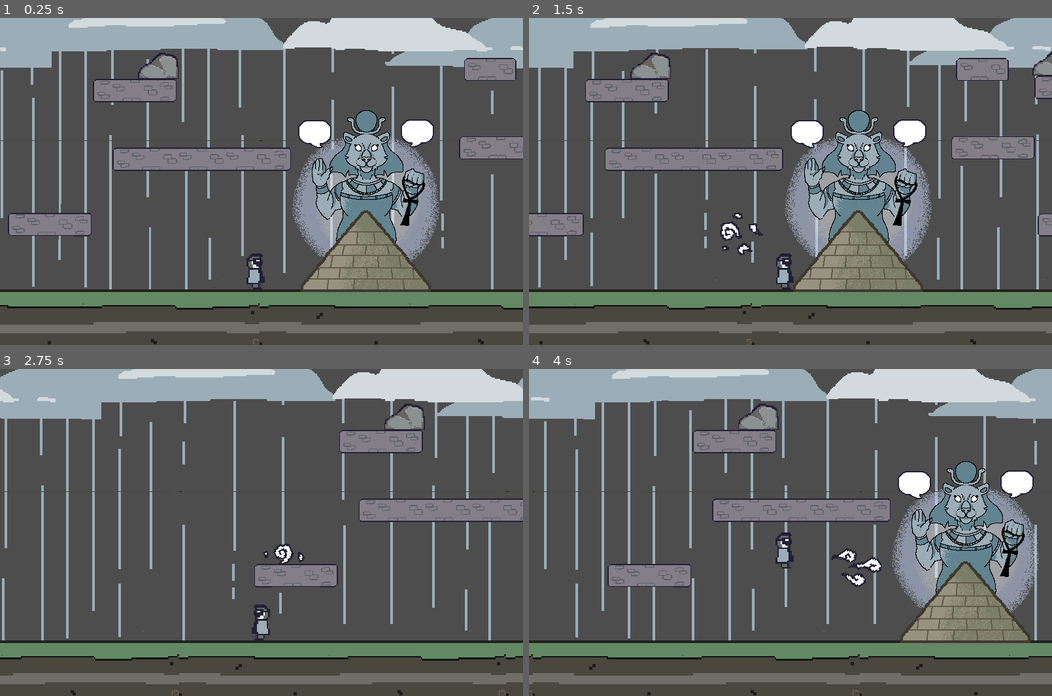
Above: before the commit, frames 1-4 (two rows, left to right).
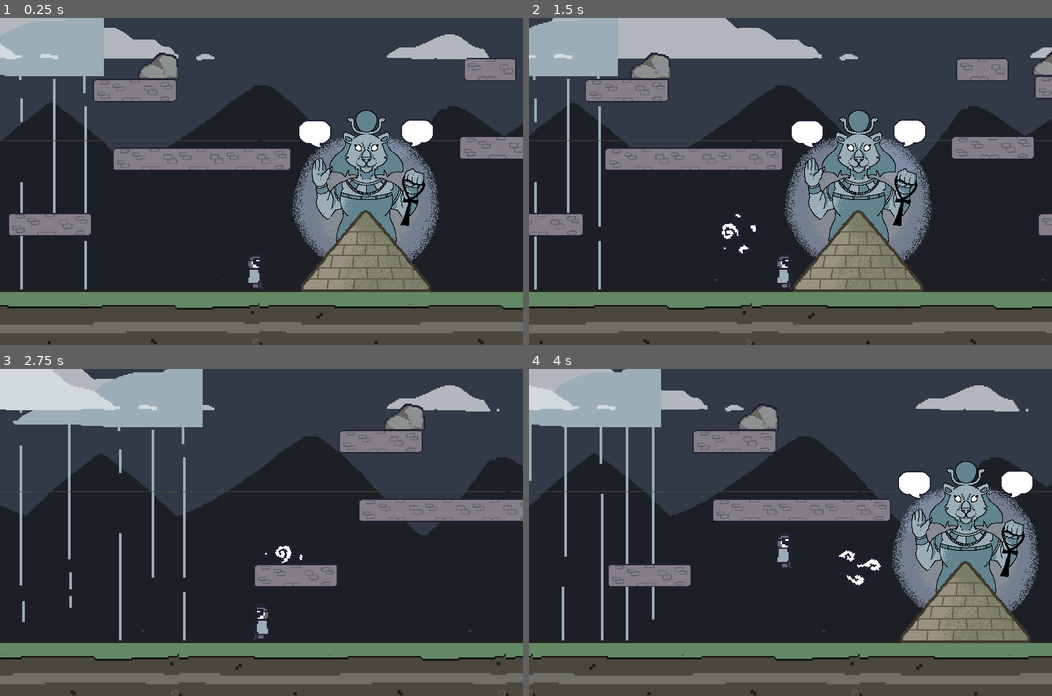
Above: after the commit, the same moments.

Repository: RobChiocchio/godot-wild-jam-58
Game: Godot game, scene res://scenes/levels/level_2.tscn
The game is run twice, just before and just after one commit, with the same random seed, the same clock (stepped at 60 frames per second) and the same inputs. This scene is started directly instead of the project's main scene.
Inputs (mouse positions are in pixels of both pictures, inside the frame that each line leads up to):
- Up to frame 1 (0.25 s): no input
- Up to frame 2 (1.5 s): move the mouse to (905, 165) at 0.52 s; press the mouse at (905, 165) at 0.53 s; hold D (move_right) 0.53-1.25 s; tap W (jump) at 0.77 s; release the mouse at (905, 165) at 1.25 s; drag from (685, 197) to (764, 246) at 1.27 s
- Up to frame 3 (2.75 s): move the mouse to (313, 460) at 2.02 s; press the mouse at (313, 460) at 2.03 s; hold A (move_left) from 2.03 s (still down)
- Up to frame 4 (4 s): release A (move_left) at 2.75 s; release the mouse at (842, 460) at 2.75 s; drag from (764, 597) to (633, 483) at 2.77 s; move the mouse to (947, 581) at 3.52 s; press the mouse at (947, 581) at 3.53 s; hold D (move_right) from 3.53 s (still down); tap W (jump) at 3.77 s

The runs differ from the first frame. In frame 1, 61% of the frame differs, in the area x 0-100%, y 0-83%; in frame 2, 60%; in frame 3, 74%; in frame 4, 62%.

Commit message:
Repaired the parallax background layer
Created a functioning background parallax layer with static cloud animation and scrolling mountains/rain

Diff:
--- a/scenes/levels/level_2.tscn
+++ b/scenes/levels/level_2.tscn
@@ -4,12 +4,12 @@
 [ext_resource type="PackedScene" uid="uid://biq8qan3m1fdy" path="res://scenes/rock.tscn" id="1_ejdjx"]
 [ext_resource type="PackedScene" uid="uid://bh5ugrliwtmai" path="res://scenes/platforms/platform.tscn" id="2_8ts8j"]
 [ext_resource type="PackedScene" uid="uid://rinhfn2fhyk4" path="res://scenes/platforms/platform_small.tscn" id="3_kxri4"]
-[ext_resource type="PackedScene" uid="uid://b3d70o2bi138d" path="res://scenes/background.tscn" id="4_ol6g0"]
 [ext_resource type="Texture2D" uid="uid://wet3huxrbycm" path="res://assets/ground/dragonground.png" id="5_fado8"]
 [ext_resource type="PackedScene" uid="uid://xcfais7p0tc6" path="res://scenes/player.tscn" id="6_ubur7"]
 [ext_resource type="Script" path="res://scripts/camera.gd" id="7_364t1"]
 [ext_resource type="PackedScene" uid="uid://qi66qds5jsgi" path="res://scenes/shrines/tefnut_shrine.tscn" id="8_kcbvk"]
 [ext_resource type="Script" path="res://scripts/tefnut_shrine.gd" id="9_rpr0d"]
+[ext_resource type="PackedScene" uid="uid://pdmvmjpnuuew" path="res://scenes/parallax_background.tscn" id="10_ytv3k"]
 
 [sub_resource type="PhysicsMaterial" id="PhysicsMaterial_ynxur"]
 friction = 0.8
@@ -53,12 +53,6 @@
 [node name="platform4" parent="Node" instance=ExtResource("2_8ts8j")]
 position = Vector2(-102, -129)
 
-[node name="Background" parent="." instance=ExtResource("4_ol6g0")]
-offset = Vector2(640, 100)
-scale = Vector2(0.4, 0.4)
-transform = Transform2D(0.4, 0, 0, 0.4, 640, 100)
-follow_viewport_enabled = false
-
 [node name="Ground" type="StaticBody2D" parent="."]
 physics_material_override = SubResource("PhysicsMaterial_ynxur")
 
@@ -95,4 +89,8 @@
 position_smoothing_speed = 20.0
 script = ExtResource("7_364t1")
 
+[node name="ParallaxBackground" parent="." instance=ExtResource("10_ytv3k")]
+scale = Vector2(0.4, 0.4)
+transform = Transform2D(0.4, 0, 0, 0.4, 0, 0)
+
 [connection signal="body_entered" from="rocks/left_rock" to="tefnut_shrine" method="_on_left_rock_body_entered"]
--- /dev/null
+++ b/scenes/parallax_background.tscn
@@ -0,0 +1,124 @@
+[gd_scene load_steps=14 format=3 uid="uid://pdmvmjpnuuew"]
+
+[ext_resource type="Texture2D" uid="uid://cvvqles6wrkym" path="res://assets/effects/mountainbackground.png" id="1_uob47"]
+[ext_resource type="Texture2D" uid="uid://chl20jmii2fe8" path="res://assets/effects/rain.png" id="2_22bof"]
+[ext_resource type="Texture2D" uid="uid://sshjl6qdcywl" path="res://assets/effects/overcloud.png" id="3_txxpr"]
+
+[sub_resource type="AtlasTexture" id="AtlasTexture_6vrt2"]
+atlas = ExtResource("3_txxpr")
+region = Rect2(0, 0, 800, 500)
+
+[sub_resource type="AtlasTexture" id="AtlasTexture_lkkun"]
+atlas = ExtResource("3_txxpr")
+region = Rect2(800, 0, 800, 500)
+
+[sub_resource type="AtlasTexture" id="AtlasTexture_jqpis"]
+atlas = ExtResource("3_txxpr")
+region = Rect2(1600, 0, 800, 500)
+
+[sub_resource type="AtlasTexture" id="AtlasTexture_vbxul"]
+atlas = ExtResource("3_txxpr")
+region = Rect2(2400, 0, 800, 500)
+
+[sub_resource type="SpriteFrames" id="SpriteFrames_ylpy8"]
+animations = [{
+"frames": [{
+"duration": 1.0,
+"texture": SubResource("AtlasTexture_6vrt2")
+}, {
+"duration": 1.0,
+"texture": SubResource("AtlasTexture_lkkun")
+}, {
+"duration": 1.0,
+"texture": SubResource("AtlasTexture_jqpis")
+}, {
+"duration": 1.0,
+"texture": SubResource("AtlasTexture_vbxul")
+}],
+"loop": true,
+"name": &"default",
+"speed": 1.0
+}]
+
+[sub_resource type="AtlasTexture" id="AtlasTexture_aujws"]
+atlas = ExtResource("2_22bof")
+region = Rect2(0, 0, 800, 500)
+
+[sub_resource type="AtlasTexture" id="AtlasTexture_6bl1n"]
+atlas = ExtResource("2_22bof")
+region = Rect2(800, 0, 800, 500)
+
+[sub_resource type="AtlasTexture" id="AtlasTexture_tp21j"]
+atlas = ExtResource("2_22bof")
+region = Rect2(1600, 0, 800, 500)
+
+[sub_resource type="AtlasTexture" id="AtlasTexture_1txx4"]
+atlas = ExtResource("2_22bof")
+region = Rect2(2400, 0, 800, 500)
+
+[sub_resource type="SpriteFrames" id="SpriteFrames_ldk5j"]
+animations = [{
+"frames": [{
+"duration": 1.0,
+"texture": SubResource("AtlasTexture_aujws")
+}, {
+"duration": 1.0,
+"texture": SubResource("AtlasTexture_6bl1n")
+}, {
+"duration": 1.0,
+"texture": SubResource("AtlasTexture_tp21j")
+}, {
+"duration": 1.0,
+"texture": SubResource("AtlasTexture_1txx4")
+}],
+"loop": true,
+"name": &"raining",
+"speed": 10.0
+}]
+
+[node name="ParallaxBackground" type="ParallaxBackground"]
+
+[node name="mountains" type="ParallaxLayer" parent="."]
+position = Vector2(-793, -181)
+motion_scale = Vector2(0.5, 1)
+motion_mirroring = Vector2(1600, 0)
+
+[node name="mountain" type="Sprite2D" parent="mountains"]
+position = Vector2(393, 256)
+texture = ExtResource("1_uob47")
+
+[node name="mountain2" type="Sprite2D" parent="mountains"]
+position = Vector2(1193, 257)
+scale = Vector2(-1, 1)
+texture = ExtResource("1_uob47")
+
+[node name="overclouds" type="ParallaxLayer" parent="."]
+position = Vector2(0, 36)
+motion_scale = Vector2(0, 1)
+
+[node name="AnimatedSprite2D" type="AnimatedSprite2D" parent="overclouds"]
+position = Vector2(400, 39)
+sprite_frames = SubResource("SpriteFrames_ylpy8")
+autoplay = "default"
+frame_progress = 0.0969022
+
+[node name="rains" type="ParallaxLayer" parent="."]
+position = Vector2(0, 36)
+motion_mirroring = Vector2(1600, 0)
+
+[node name="rain" type="AnimatedSprite2D" parent="rains"]
+position = Vector2(-400, 39)
+sprite_frames = SubResource("SpriteFrames_ldk5j")
+animation = &"raining"
+autoplay = "raining"
+frame = 2
+frame_progress = 0.36154
+
+[node name="rain2" type="AnimatedSprite2D" parent="rains"]
+position = Vector2(400, 39)
+scale = Vector2(-1, 1)
+sprite_frames = SubResource("SpriteFrames_ldk5j")
+animation = &"raining"
+autoplay = "raining"
+frame = 2
+frame_progress = 0.36154
